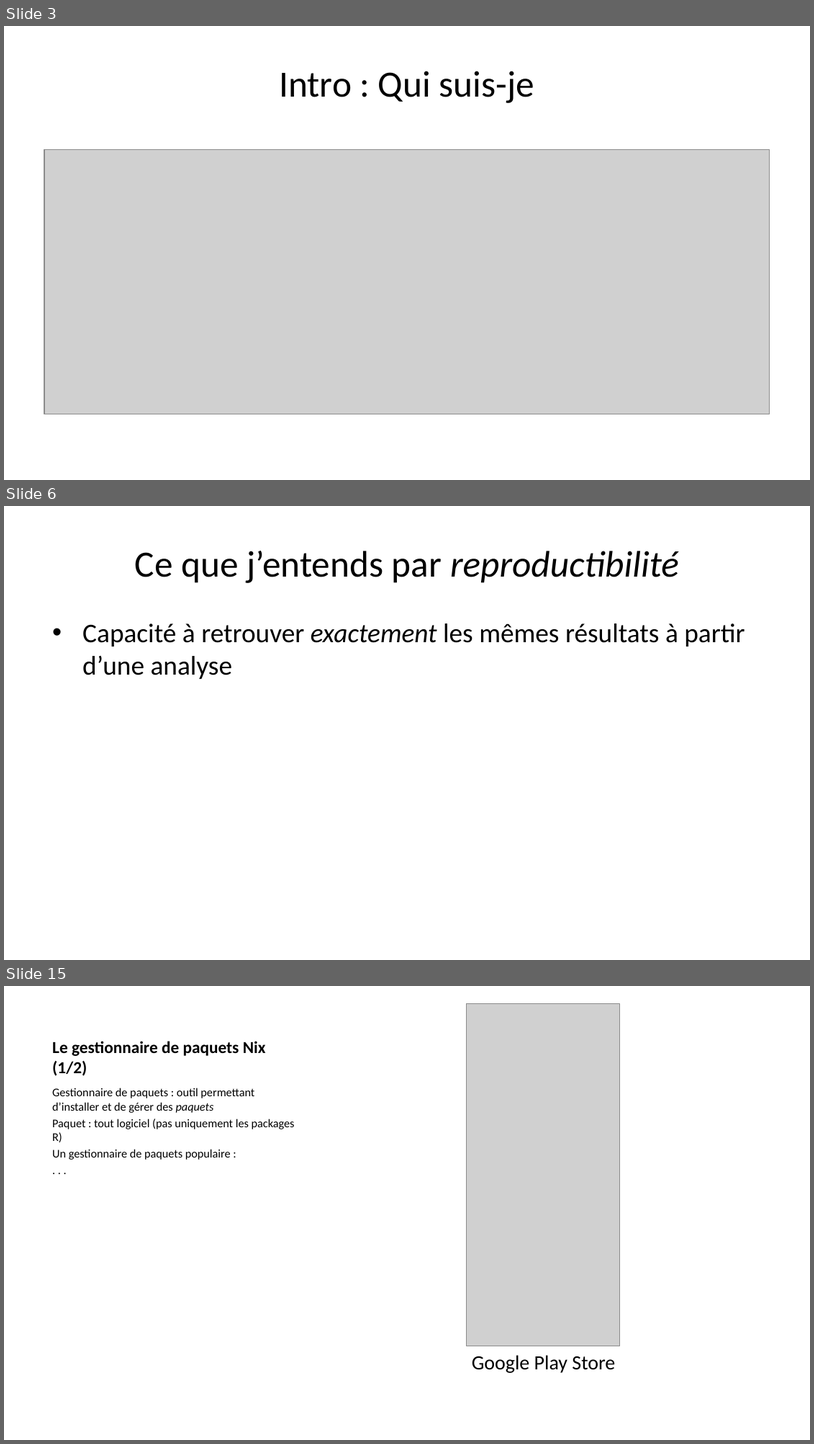
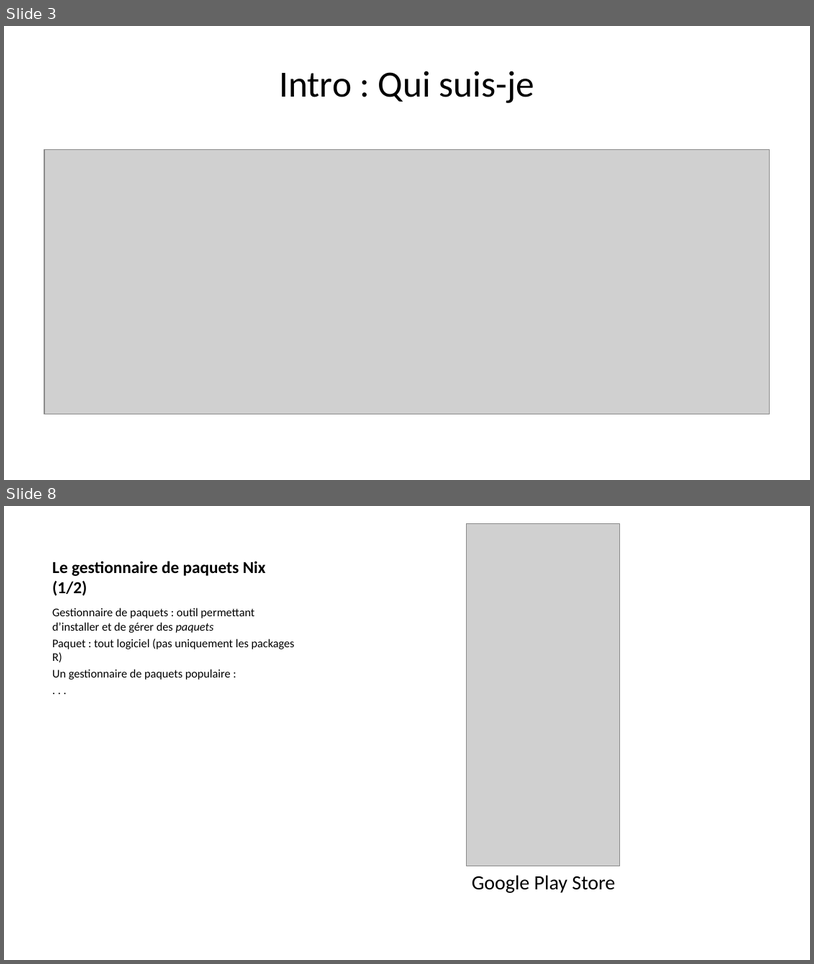
Before and after one commit to b-rodrigues/repro_rrr, a slide deck: docs/index.pptx. Shown one above the other, each under a label of ours: slides 3, 6 and 15 before the commit, slides 3 and 8 after it; the slides between them are not shown. The pictures are 814x1444 and 814x964 pixels, drawn with LibreOffice and Linux fonts; fonts in the diff are those of the drawing; grey boxes stand for pictures. Boxes give left, top, right and bottom in pixels: in the first picture for what was removed or moved away, otherwise in the second. Text is boxed around its words. In the diff, an @@ line names an element or a change of style, - is before the commit and + after.

```diff
--- a/docs/index.pptx
+++ b/docs/index.pptx
@@ slide 6 removed at <box>4,506,810,960</box>, background #FFFFFF @@
@@ title removed at <box>135,551,679,583</box> @@
-Ce que j’entends par reproductibilité
@@ text removed at <box>82,623,745,679</box> @@
-• Capacité à retrouver exactement les mêmes résultats à partir d’une analyse
@@ what was slide 15 is now slide 8 @@
```
Also in this commit, not shown: 8 slides changed, 1 slide added, 10 other slides removed, 12 other files.
